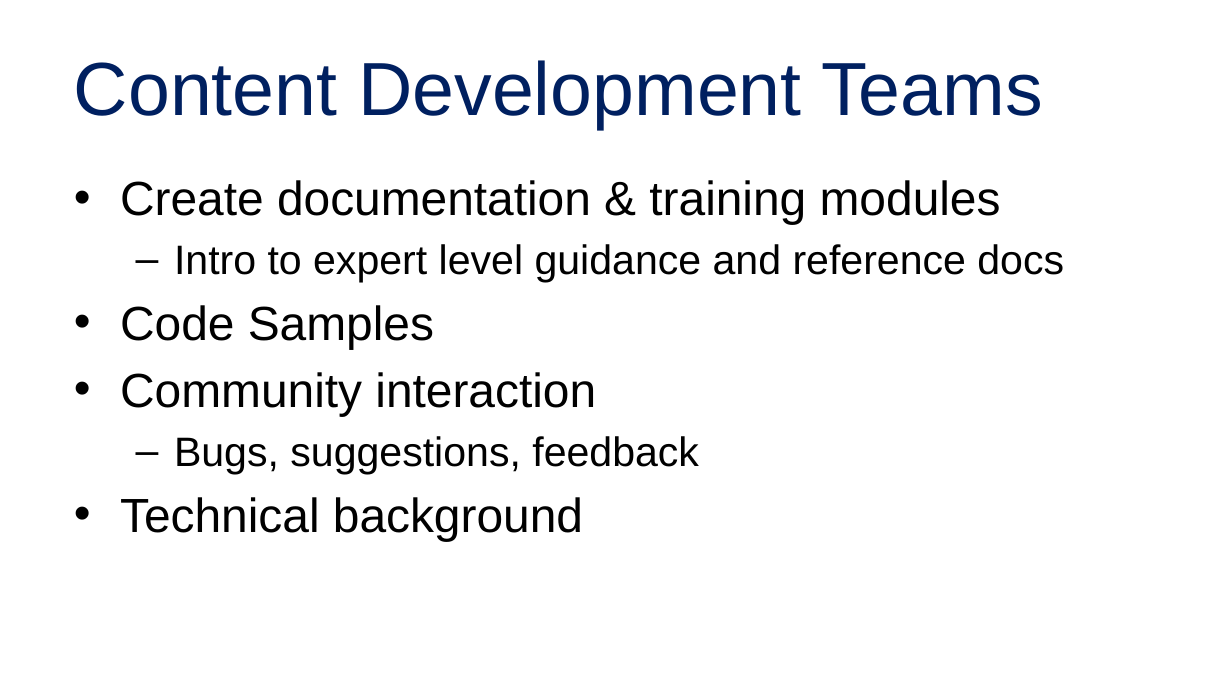
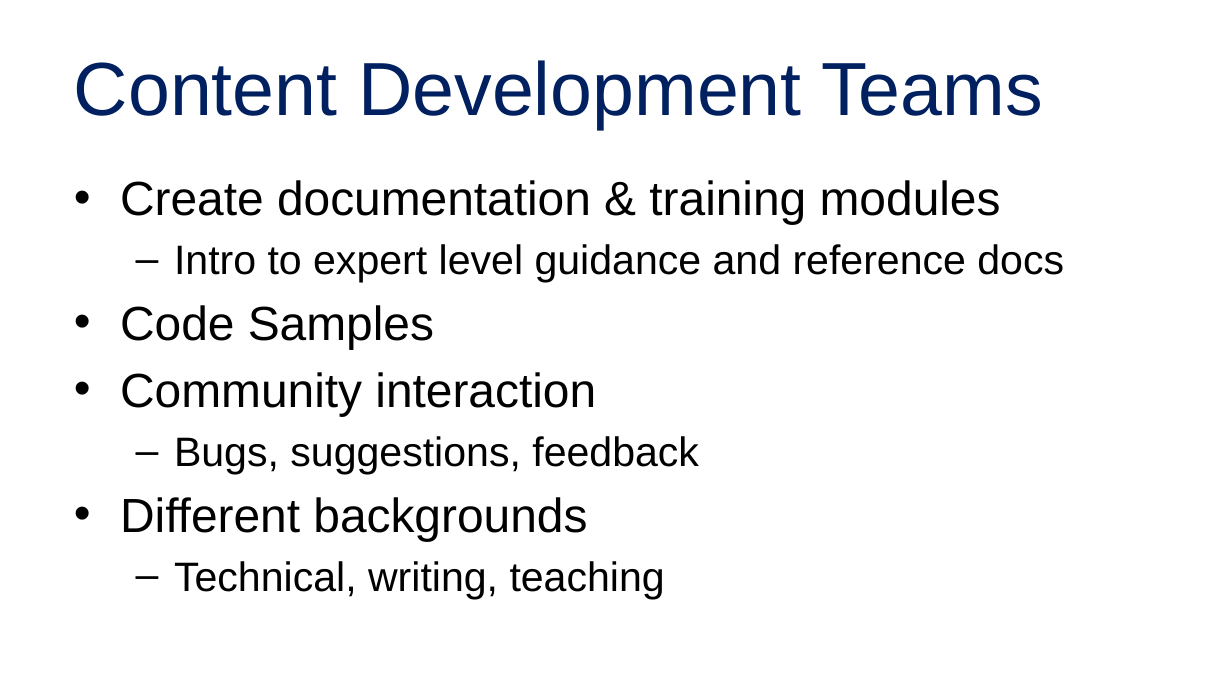
Before and after one commit to alvinashcraft/speaking, a slide deck: slide 6 of 2025/1116_VSLiveOrlando/Contributing to Learn/VSLive Orlando 25 - Become a MS Learn Contributor_AlvinAshcraft.pptx. Drawn at 1232x693 pixels with LibreOffice and Linux fonts; fonts in the diff are those of the drawing; background and template pictures are left out. Boxes give left, top, right and bottom in pixels: in the first picture for what was removed or moved away, otherwise in the second. Text is boxed around its words. In the diff, an @@ line names an element or a change of style, - is before the commit and + after.

```diff
--- a/2025/1116_VSLiveOrlando/Contributing to Learn/VSLive Orlando 25 - Become a MS Learn Contributor_AlvinAshcraft.pptx
+++ b/2025/1116_VSLiveOrlando/Contributing to Learn/VSLive Orlando 25 - Become a MS Learn Contributor_AlvinAshcraft.pptx
@@ text at (120, 497, 665, 599): text changed; size 28 to 24 pt @@
-• Technical background
+• Different backgrounds
+  – Technical, writing, teaching
```
Also in this commit, not shown: 14 other slides changed.
